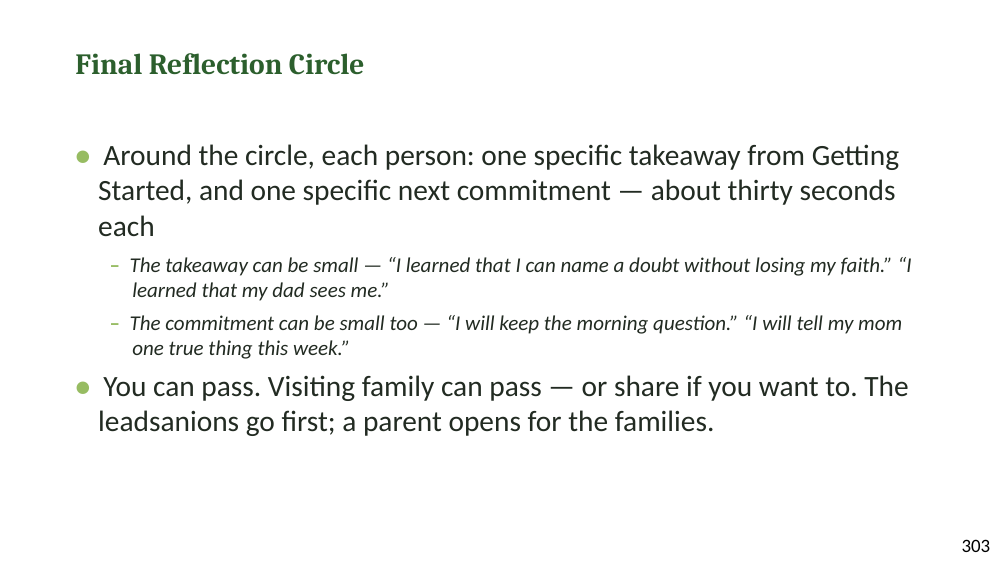
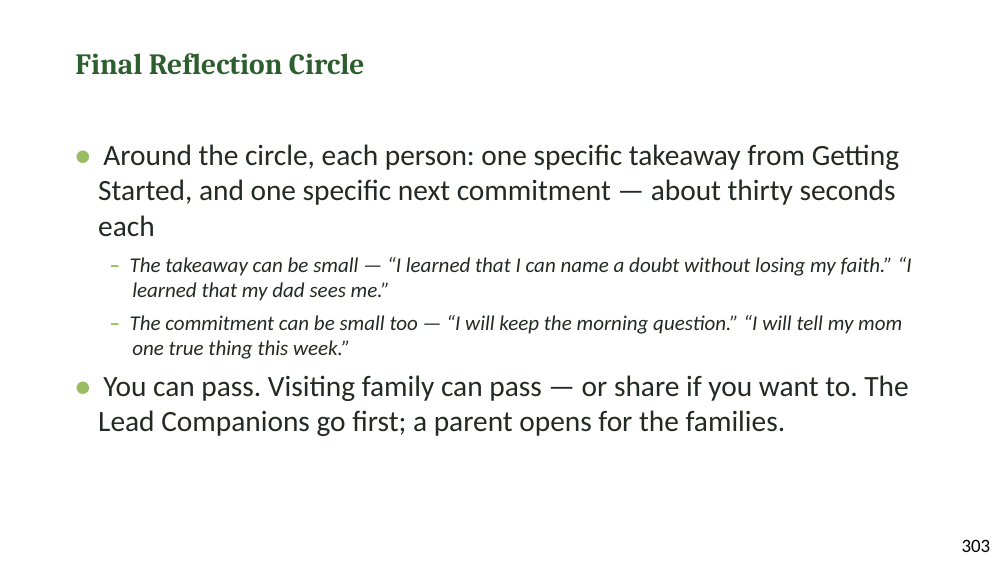
Before and after one commit to jgtittle-ministries/fellowship-of-the-heart-pilot-at-cca-dev, a slide deck: slide 9 of _implementation-notes/evening-series/FotH Evening Session 21 Slides DRAFT v1.pptx. Drawn at 1008x567 pixels with LibreOffice and Linux fonts; fonts in the diff are those of the drawing. Boxes give left, top, right and bottom in pixels: in the first picture for what was removed or moved away, otherwise in the second. Text is boxed around its words. In the diff, an @@ line names an element or a change of style, - is before the commit and + after.

```diff
--- a/_implementation-notes/evening-series/FotH Evening Session 21 Slides DRAFT v1.pptx
+++ b/_implementation-notes/evening-series/FotH Evening Session 21 Slides DRAFT v1.pptx
@@ text at (98, 375, 908, 436): text changed @@
-• You can pass. Visiting family can pass — or share if you want to. The leadsanions go first; a parent opens for the families.
+• You can pass. Visiting family can pass — or share if you want to. The Lead Companions go first; a parent opens for the families.
```
Also in this commit, not shown: 38 other files.
